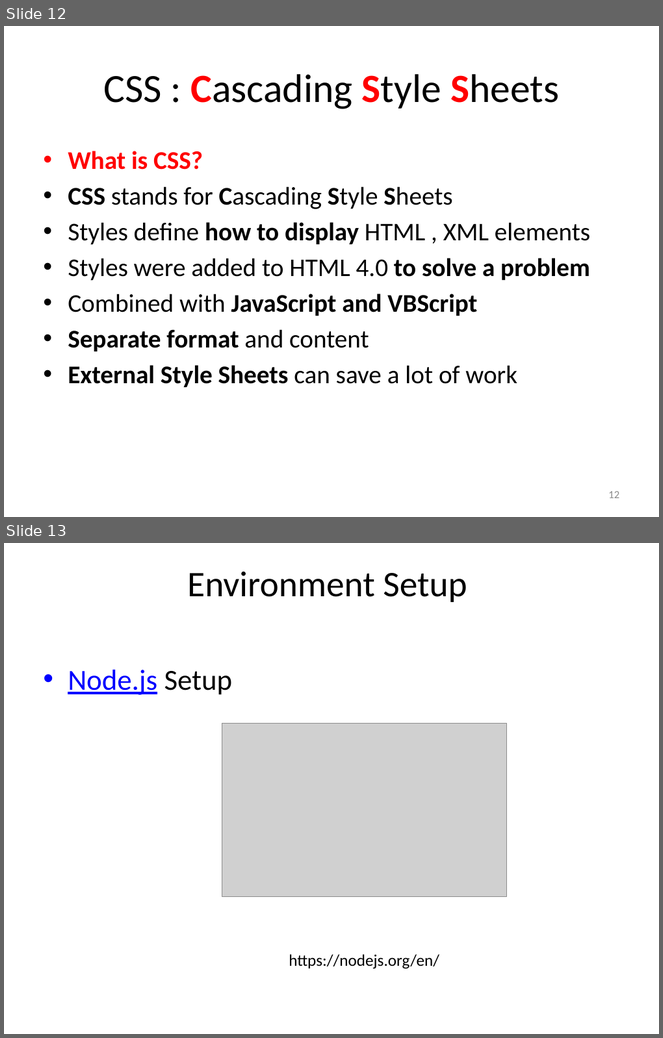
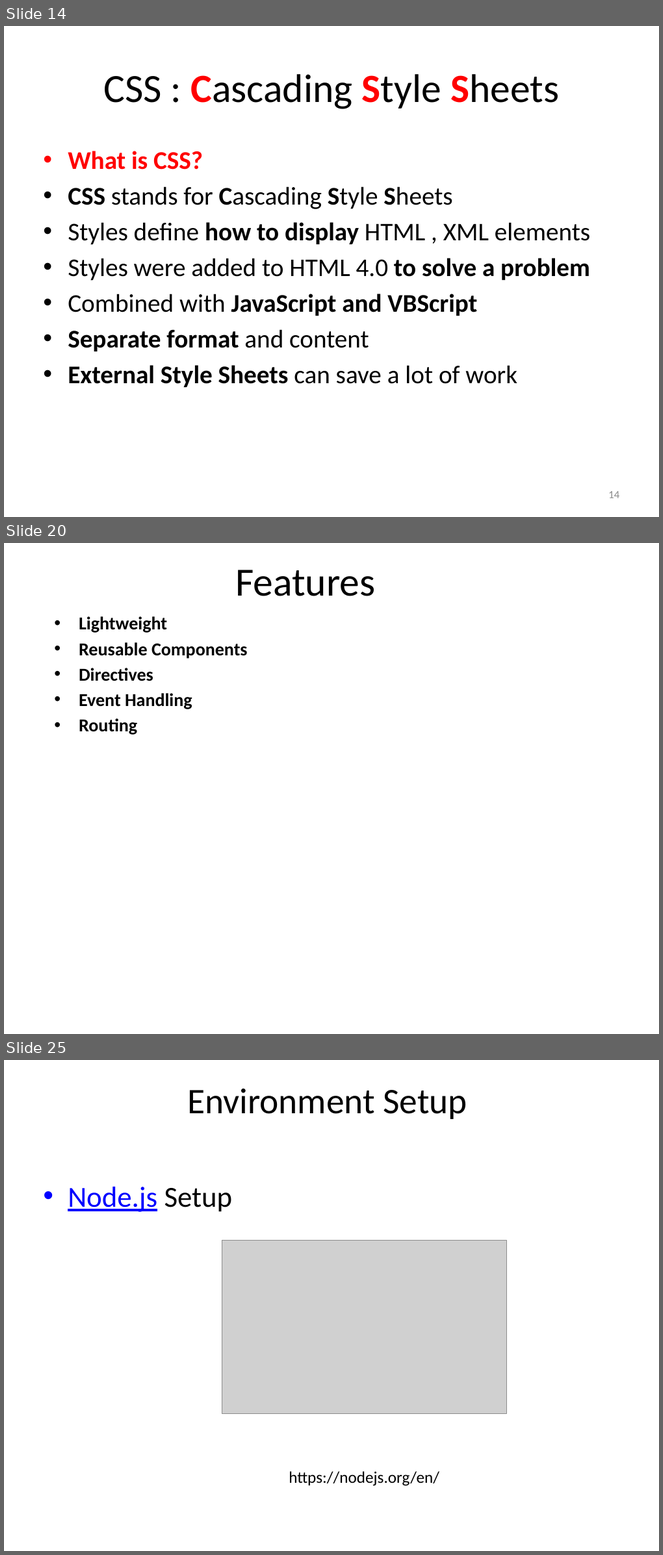
Before and after one commit to TarekSherif/Vue-CLI-Course, a slide deck: 1-PPT/L1 Architecture.pptx. Shown one above the other, each under a label of ours: slides 12 and 13 before the commit, slides 14, 20 and 25 after it; the slides between them are not shown. The pictures are 663x1038 and 663x1555 pixels, drawn with LibreOffice and Linux fonts; fonts in the diff are those of the drawing; grey boxes stand for pictures. Boxes give left, top, right and bottom in pixels: in the first picture for what was removed or moved away, otherwise in the second. Text is boxed around its words. In the diff, an @@ line names an element or a change of style, - is before the commit and + after.

```diff
--- a/1-PPT/L1 Architecture.pptx
+++ b/1-PPT/L1 Architecture.pptx
@@ slide 20 added at (4, 543, 659, 1034), background #FFFFFF @@
@@ title added at (235, 570, 375, 596), 44 pt, text #000000 @@
+Features
@@ text added at (79, 616, 248, 735), 20 pt, text #000000, bold @@
+• Lightweight
+• Reusable Components
+• Directives
+• Event Handling
+• Routing
@@ what was slide 12 is now slide 14 @@
@@ page number at (608, 491, 620, 499): text changed @@
-12
+14
@@ what was slide 13 is now slide 25 @@
```
Also in this commit, not shown: 1 slide changed, 13 other slides added, 1 slide removed, 2 other files.
